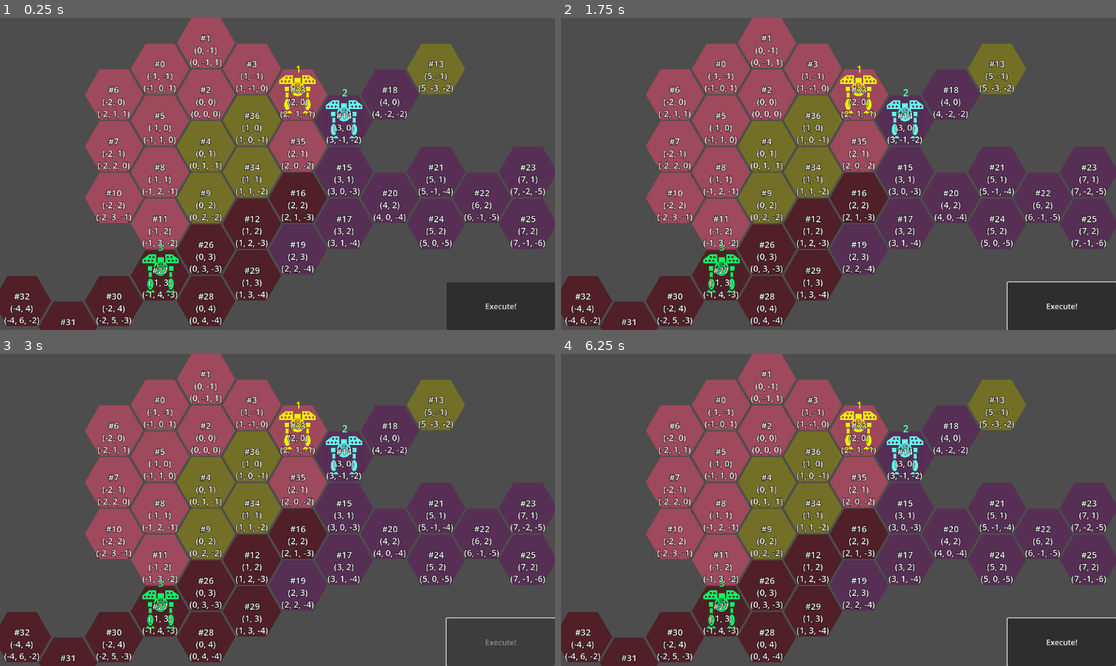
Above: before the commit, frames 1-4 (two rows, left to right).
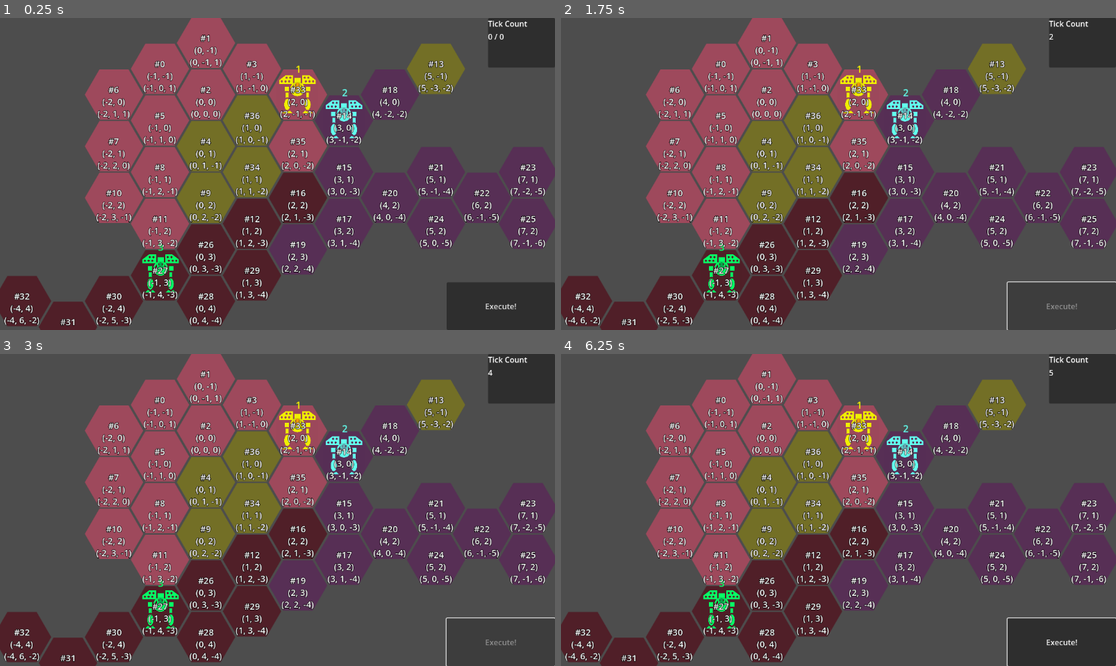
Above: after the commit, the same moments.

Repository: ArokhSlade/confetticore
Game: Godot game, scene res://game.tscn
The game is run twice, just before and just after one commit, with the same random seed, the same clock (stepped at 60 frames per second) and the same inputs.
Inputs (mouse positions are in pixels of both pictures, inside the frame that each line leads up to):
- Up to frame 1 (0.25 s): no input
- Up to frame 2 (1.75 s): click "Execute!" at 0.5 s; move the mouse to (960, 158) at 1.27 s; click (960, 158) at 1.42 s
- Up to frame 3 (3 s): click (499, 641) at 2 s, where only the run before the commit has a clickable "Execute!"; move the mouse to (166, 525) at 2.77 s; click (166, 525) at 2.92 s
- Up to frame 4 (6.25 s): click "Execute!" at 3.5 s; tap Enter at 4.25 s; move the mouse to (894, 441) at 4.27 s; click (894, 441) at 4.42 s; tap Space at 5 s; move the mouse to (810, 572) at 5.02 s; click (810, 572) at 5.17 s; move the mouse to (1005, 556) at 5.77 s; click (1005, 556) at 5.92 s

The runs differ from the first frame. In frame 1, 1.9% of the frame differs, in the area x 87-100%, y 0-16%; in frame 2, 1.9%, in the area x 87-100%, y 0-94%; in frame 3, 1.9%; in frame 4, 1.9%.

Commit message:
complete turn when tick count reached rather than when units finished moving
- key concepts introduced: start/stop execution, execute tick, tick count
- removed / renamed signals

task 68: prototype tick counter
 - feature and ui
 - put tick counter logic (model) into level scene, because mech step time (tick timer) was already there.
 - these should probably move somewhere else in the future (task 74)
task 69: prototype persistent move order
 - didn't need to change anything, except remove one assert
task 72: refactor turn completion logic
 - turn now finishes when tick_count reaches ticks_per_turn
 - units move one step per tick

- as a side-effect, changed logic causes dying to work when before it didn't

Diff:
--- a/game.gd
+++ b/game.gd
@@ -3,18 +3,22 @@
 
 @export var level : Level
 @export var mech_step_time : float = .5
+@export var ticks_per_turn : int = 5
 @export var ui : UI
 
 func _ready():
-	level.setup(mech_step_time)
+	level.setup(mech_step_time, ticks_per_turn)
 	var hex_map = level.get_hex_map()
 	ui.setup(hex_map)
 
 func _on_ui_planning_finished():
-	level.move_all_mechs()
-
-func _on_level_finished_moving_all_mechs():
-	ui.switch_to_planning_mode()
+	level.start_execution()
 
 func _on_ui_mech_target_selected(mech, target):
 	level.update_mech_target(mech, target)
+
+func _on_level_tick_count_changed(tick_count):
+	ui.update_tick_count_display(tick_count)
+
+func _on_level_execution_stopped():
+	ui.switch_to_planning_mode()
--- a/game.tscn
+++ b/game.tscn
@@ -13,6 +13,7 @@
 
 [node name="UI" parent="." instance=ExtResource("6_mfdv2")]
 
-[connection signal="finished_moving_all_mechs" from="Level" to="." method="_on_level_finished_moving_all_mechs"]
+[connection signal="execution_stopped" from="Level" to="." method="_on_level_execution_stopped"]
+[connection signal="tick_count_changed" from="Level" to="." method="_on_level_tick_count_changed"]
 [connection signal="mech_target_selected" from="UI" to="." method="_on_ui_mech_target_selected"]
 [connection signal="planning_finished" from="UI" to="." method="_on_ui_planning_finished"]
--- a/level/level.gd
+++ b/level/level.gd
@@ -10,17 +10,24 @@
 	EXECUTE
 }
 
-signal finished_moving_all_mechs
+signal tick_count_changed(tick_count)
+signal execution_stopped
 
 @export var state = GameState.PLAN
 @export var hex_map : HexMap
 @export var mechs : Mechs
+@export var tick_timer : Timer
+var mech_step_time : float
+var ticks_per_turn : int
+var tick_count = 0
 
 func get_hex_map():
 	return hex_map
 
-func setup(mech_step_time):
-	mechs.setup(mech_step_time)
+func setup(in_mech_step_time, in_ticks_per_turn):
+	ticks_per_turn = in_ticks_per_turn
+	mech_step_time = in_mech_step_time
+	mechs.setup()
 	add_mechs_to_hex_data()
 
 func add_mechs_to_hex_data():
@@ -33,13 +40,25 @@
 	assert(hex.occupant == null)
 	hex.occupant = mech
 
-func move_all_mechs():
-	mechs.move_all()
+func start_execution():
+	mechs.start_execution()
+	tick_timer.start(mech_step_time)
 	state = GameState.EXECUTE
+
+func stop_execution():
+	mechs.stop_execution()
+	tick_timer.stop()
+	tick_count = 0
+	execution_stopped.emit()
+	state = GameState.PLAN
 
 func update_mech_target(mech, target):
 	mechs.update_mech_target(mech, target)
 
-func _on_mechs_finished_moving_all():
-	state = GameState.PLAN
-	finished_moving_all_mechs.emit()
+func _on_mech_step_timer_timeout():
+	assert(tick_count < ticks_per_turn)
+	mechs.execute_tick()
+	tick_count += 1
+	tick_count_changed.emit(tick_count)
+	if tick_count == ticks_per_turn:
+		stop_execution()
--- a/level/level.tscn
+++ b/level/level.tscn
@@ -38,10 +38,11 @@
 custom_data_layer_0/type = 3
 sources/2 = SubResource("TileSetAtlasSource_8yx6j")
 
-[node name="Level" type="Node2D" node_paths=PackedStringArray("hex_map", "mechs")]
+[node name="Level" type="Node2D" node_paths=PackedStringArray("hex_map", "mechs", "tick_timer")]
 script = ExtResource("1_0b4ue")
 hex_map = NodePath("HexMap")
 mechs = NodePath("Mechs")
+tick_timer = NodePath("MechStepTimer")
 
 [node name="HexMap" type="TileMapLayer" parent="."]
 tile_map_data = PackedByteArray("AAD/////AgAAAAAAAAAAAP//AgAAAAAAAAAAAAAAAgAAAAAAAAABAP//AgAAAAAAAAAAAAEAAgAAAAAAAgD//w …(512 unchanged characters)…
@@ -51,8 +52,7 @@
 debug_mode = 1
 metadata/_custom_type_script = "uid://buj6ft1vvdf2f"
 
-[node name="Mechs" parent="." node_paths=PackedStringArray("mech_step_timer", "hex_map") instance=ExtResource("4_1ainy")]
-mech_step_timer = NodePath("../MechStepTimer")
+[node name="Mechs" parent="." node_paths=PackedStringArray("hex_map") instance=ExtResource("4_1ainy")]
 hex_map = NodePath("../HexMap")
 
 [node name="Mech" parent="Mechs" node_paths=PackedStringArray("pilot") instance=ExtResource("3_oi3di")]
@@ -123,5 +123,4 @@
 
 [node name="MechStepTimer" type="Timer" parent="."]
 
-[connection signal="finished_moving_all" from="Mechs" to="." method="_on_mechs_finished_moving_all"]
-[connection signal="timeout" from="MechStepTimer" to="Mechs" method="_on_mech_step_timer_timeout"]
+[connection signal="timeout" from="MechStepTimer" to="." method="_on_mech_step_timer_timeout"]
--- a/level/mechs.gd
+++ b/level/mechs.gd
@@ -1,19 +1,12 @@
 extends Node2D
 class_name Mechs
 
-signal finished_moving_all
-
-@export var mech_step_timer : Timer
 @export var hex_map : HexMap
 
-var has_finished_moving_all = true
-var mechs_finished_moving_count = 0
 
-func setup(mech_step_time : float):
-	mech_step_timer.wait_time = mech_step_time
+func setup():
 	for mech : Mech in get_children():
 		mech.setup(hex_map)
-		mech.finished_moving.connect(on_mech_finished_moving)
 
 func get_mechs():
 	return get_children()
@@ -24,29 +17,14 @@
 func update_mech_target(mech, target):
 	mech.update_target(target)
 
-func move_all():
-	if get_mechs_count() == 0:
-		finished_moving_all.emit()
-
+func start_execution():
 	for mech : Mech in get_children():
 		mech.start_execution()
 
-	has_finished_moving_all = false
-	mech_step_timer.start()
-
-func on_mech_finished_moving():
-	mechs_finished_moving_count += 1
-	var mechs_count = get_mechs_count()
-	if mechs_count == mechs_finished_moving_count:
-		finish_moving_all()
-
-func finish_moving_all():
-	mechs_finished_moving_count = 0
-	has_finished_moving_all = true
-	mech_step_timer.stop()
-	finished_moving_all.emit()
-
-func _on_mech_step_timer_timeout():
-	assert(not has_finished_moving_all)
+func execute_tick():
 	for mech : Mech in get_children():
 		mech.update_state()
+
+func stop_execution():
+	for mech : Mech in get_children():
+		mech.stop_execution()
--- a/mech/attacking.gd
+++ b/mech/attacking.gd
@@ -12,6 +12,3 @@
 		next_state = mech.dormant_state
 
 	return next_state
-
-func on_exit():
-	mech._finish_moving()
--- a/mech/mech.gd
+++ b/mech/mech.gd
@@ -7,8 +7,6 @@
 }
 
 const Hex = HexMap.Hex
-
-signal finished_moving
 
 @onready var dormant_state = $States/Dormant
 @onready var moving_state = $States/Moving
@@ -80,14 +78,9 @@
 	if not path.is_empty():
 		path.pop_back()
 
-func _finish_moving():
-	path = null
-	finished_moving.emit()
-
 #TODO(ArokhSlade, 2025 09 11):
 # this looks like transition logic of the planning state
 func start_execution():
-	assert(state == dormant_state)
 	if combat_target != null:
 		if distance_to(combat_target) <= attack_range:
 			state.switch(attack_state)
@@ -95,6 +88,9 @@
 			state.switch(moving_state)
 	else:
 		state.switch(moving_state)
+
+func stop_execution():
+	state.switch(dormant_state)
 
 func start_moving():
 	assert(state == dormant_state)
--- a/mech/mech.tscn
+++ b/mech/mech.tscn
@@ -8,6 +8,31 @@
 [ext_resource type="Script" uid="uid://b6qw2702nqqor" path="res://mech/path_finder.gd" id="5_sabuu"]
 [ext_resource type="PackedScene" uid="uid://nxtsg3sv8qtq" path="res://paths/path_marker.tscn" id="6_5hb5k"]
 [ext_resource type="Script" uid="uid://cmhwmf77ictex" path="res://mech/dead.gd" id="6_qb0tl"]
+
+[sub_resource type="Animation" id="Animation_qb0tl"]
+length = 0.001
+tracks/0/type = "bezier"
+tracks/0/imported = false
+tracks/0/enabled = true
+tracks/0/path = NodePath("Sprite2D:scale:x")
+tracks/0/interp = 1
+tracks/0/loop_wrap = true
+tracks/0/keys = {
+"handle_modes": PackedInt32Array(0),
+"points": PackedFloat32Array(0.25, -0.25, 0, 0.25, 0),
+"times": PackedFloat32Array(0)
+}
+tracks/1/type = "bezier"
+tracks/1/imported = false
+tracks/1/enabled = true
+tracks/1/path = NodePath("Sprite2D:scale:y")
+tracks/1/interp = 1
+tracks/1/loop_wrap = true
+tracks/1/keys = {
+"handle_modes": PackedInt32Array(0),
+"points": PackedFloat32Array(0.25, -0.25, 0, 0.25, 0),
+"times": PackedFloat32Array(0)
+}
 
 [sub_resource type="Animation" id="Animation_3fitu"]
 resource_name = "attack"
@@ -33,31 +58,6 @@
 "handle_modes": PackedInt32Array(0, 0, 0),
 "points": PackedFloat32Array(0.25, -0.25, 0, 0.25, 0, 0.729999, -0.25, 0, 0.25, 0, 0.25, -0.25, 0, 0.25, 0),
 "times": PackedFloat32Array(0, 0.233333, 0.5)
-}
-
-[sub_resource type="Animation" id="Animation_qb0tl"]
-length = 0.001
-tracks/0/type = "bezier"
-tracks/0/imported = false
-tracks/0/enabled = true
-tracks/0/path = NodePath("Sprite2D:scale:x")
-tracks/0/interp = 1
-tracks/0/loop_wrap = true
-tracks/0/keys = {
-"handle_modes": PackedInt32Array(0),
-"points": PackedFloat32Array(0.25, -0.25, 0, 0.25, 0),
-"times": PackedFloat32Array(0)
-}
-tracks/1/type = "bezier"
-tracks/1/imported = false
-tracks/1/enabled = true
-tracks/1/path = NodePath("Sprite2D:scale:y")
-tracks/1/interp = 1
-tracks/1/loop_wrap = true
-tracks/1/keys = {
-"handle_modes": PackedInt32Array(0),
-"points": PackedFloat32Array(0.25, -0.25, 0, 0.25, 0),
-"times": PackedFloat32Array(0)
 }
 
 [sub_resource type="AnimationLibrary" id="AnimationLibrary_41flq"]
--- a/mech/states/moving.gd
+++ b/mech/states/moving.gd
@@ -14,6 +14,3 @@
 			mech._move_step()
 
 	return next_state
-
-func on_exit():
-	mech._finish_moving()
--- a/ui/hud.gd
+++ b/ui/hud.gd
@@ -5,6 +5,7 @@
 
 @export var execute_button : Button
 @export var mech_info_panel : MechInfoPanel
+@onready var tick_count_display = $TickCountDisplay
 
 func switch_to_planning_mode():
 	execute_button.disabled = false
@@ -21,3 +22,6 @@
 
 func hide_mech_info_panel():
 	mech_info_panel.hide()
+
+func update_tick_count_display(tick_count):
+	tick_count_display.update(tick_count)
--- a/ui/hud.tscn
+++ b/ui/hud.tscn
@@ -1,7 +1,8 @@
-[gd_scene load_steps=3 format=3 uid="uid://4bxvw6r457g0"]
+[gd_scene load_steps=4 format=3 uid="uid://4bxvw6r457g0"]
 
 [ext_resource type="Script" uid="uid://db3fj6iirdct4" path="res://ui/hud.gd" id="1_rbyyf"]
 [ext_resource type="PackedScene" uid="uid://b1dkw3ad7aw8c" path="res://ui/mech_info_panel/mech_info_panel.tscn" id="2_276te"]
+[ext_resource type="PackedScene" uid="uid://d0twv4uiteecm" path="res://ui/tick_count_display.tscn" id="3_546lt"]
 
 [node name="HUD" type="CanvasLayer" node_paths=PackedStringArray("execute_button", "mech_info_panel")]
 script = ExtResource("1_rbyyf")
@@ -22,4 +23,6 @@
 [node name="MechInfoPanel" parent="." instance=ExtResource("2_276te")]
 visible = false
 
+[node name="TickCountDisplay" parent="." instance=ExtResource("3_546lt")]
+
 [connection signal="pressed" from="ExecuteButton" to="." method="_on_execute_button_pressed"]
--- /dev/null
+++ b/ui/tick_count_display.gd
@@ -0,0 +1,6 @@
+extends Panel
+
+@onready var tick_count_label = $VBoxContainer/TickCountLabel
+
+func update(tick_count):
+	tick_count_label.text = str(tick_count)
--- /dev/null
+++ b/ui/tick_count_display.tscn
@@ -0,0 +1,25 @@
+[gd_scene load_steps=2 format=3 uid="uid://d0twv4uiteecm"]
+
+[ext_resource type="Script" uid="uid://cii1qq7cfiigg" path="res://ui/tick_count_display.gd" id="1_f4dvp"]
+
+[node name="TickCountDisplay" type="Panel"]
+anchors_preset = 1
+anchor_left = 1.0
+anchor_right = 1.0
+offset_left = -139.0
+offset_bottom = 103.0
+grow_horizontal = 0
+script = ExtResource("1_f4dvp")
+
+[node name="VBoxContainer" type="VBoxContainer" parent="."]
+layout_mode = 0
+offset_right = 40.0
+offset_bottom = 40.0
+
+[node name="DisplayHeaderLabel" type="Label" parent="VBoxContainer"]
+layout_mode = 2
+text = "Tick Count"
+
+[node name="TickCountLabel" type="Label" parent="VBoxContainer"]
+layout_mode = 2
+text = "0 / 0"
--- a/ui/ui.gd
+++ b/ui/ui.gd
@@ -18,6 +18,9 @@
 	hud.switch_to_execute_mode()
 	player_input.go_to_sleep()
 
+func update_tick_count_display(tick_count):
+	hud.update_tick_count_display(tick_count)
+
 func _on_hud_execute_button_pressed():
 	switch_to_execute_mode()
 	planning_finished.emit()
@@ -28,6 +31,5 @@
 func _on_player_input_mech_deselected():
 	hud.hide_mech_info_panel()
 
-
 func _on_player_input_mech_target_selected(mech, target_cube):
 	mech_target_selected.emit(mech, target_cube)
Not shown, added: ui/tick_count_display.gd.uid
